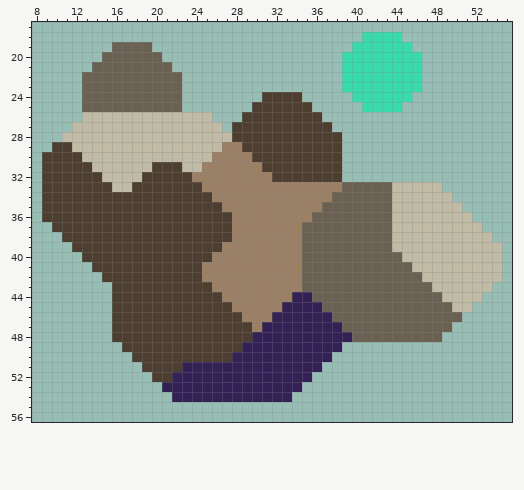
Pixel-art sprite -- assets/sprites/ui/sectors/sector-xenrose-Burnt-hills.png. The picture above was drawn from the file before the commit.
The file is 64x64 pixels. Shown: x 8..55, y 17..56.
After the commit:
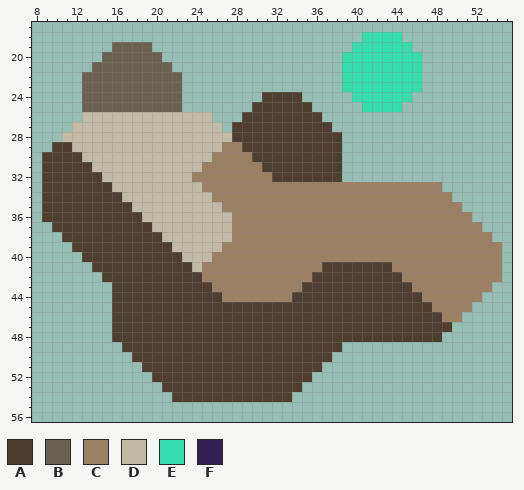
Palette (. is transparent): A #4d3e2f  B #6a6152  C #9c8064  D #c1bba5  E #37dcac  F #332155
Diff:
Colour A replaces colour B in row 41 at x 37 to 43; in row 42 at x 36 to 44; in row 43 at x 35 to 45; in row 44 at x 36 to 46; in row 45 at x 37 to 47; in row 46 at x 38 to 48.
Colour A replaces colour B in row 47 at x 39 to 49; in row 48 at x 40 to 48.
Colour A replaces colour C in row 45 at x 28 to 32; in row 46 at x 29 to 31; in row 47 at x 30.
Colour A replaces colour F in row 44 at x 34 to 35; in row 45 at x 33 to 36; in row 46 at x 32 to 37; in row 47 at x 31 to 38; in row 48 at x 30 to 39; in row 49 at x 29 to 38.
Colour A replaces colour F in row 50 at x 28 to 37; in row 51 at x 23 to 36; in row 52 at x 22 to 35; in row 53 at x 21 to 34; in row 54 at x 22 to 33.
Colour C replaces colour B in row 33 at x 39 to 43; in row 34 at x 38 to 43; in row 35 at x 37 to 43; in row 36 at x 36 to 43; in rows 37 to 39 at x 35 to 43; in row 40 at x 35 to 44.
Colour C replaces colour B in row 41 at x 35 to 36 and 44 to 45; in row 42 at x 35 and 45 to 46; in row 43 at x 46 to 47; in row 44 at x 47 to 48; in row 45 at x 48 to 49; in row 46 at x 49 to 50.
Colour C replaces colour D in row 33 at x 44 to 48; in row 34 at x 44 to 49; in row 35 at x 44 to 50; in row 36 at x 44 to 51; in row 37 at x 44 to 52; in row 38 at x 44 to 53.
Colour C replaces colour D in row 39 at x 44 to 54; in row 40 at x 45 to 54; in row 41 at x 46 to 54; in row 42 at x 47 to 54; in row 43 at x 48 to 53; in row 44 at x 49 to 52.
Colour C replaces colour D in row 45 at x 50 to 51.
Colour D replaces colour A in row 31 at x 20 to 22; in row 32 at x 19 to 23; in row 33 at x 18 to 24; in row 34 at x 17 to 25; in row 35 at x 18 to 26; in row 36 at x 19 to 27.
Colour D replaces colour A in row 37 at x 20 to 27; in row 38 at x 21 to 27; in row 39 at x 22 to 26; in row 40 at x 23 to 25; in row 41 at x 24.
